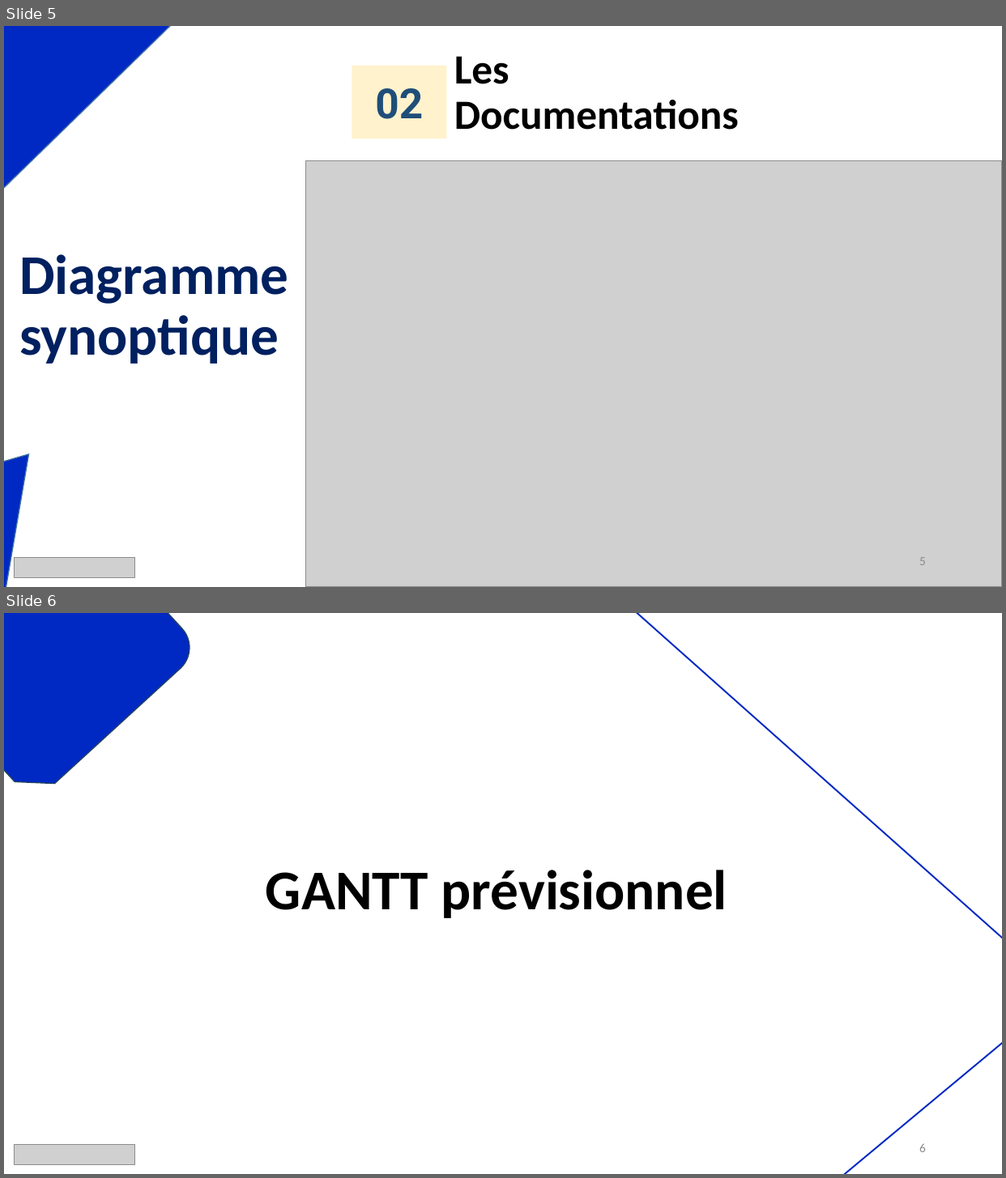
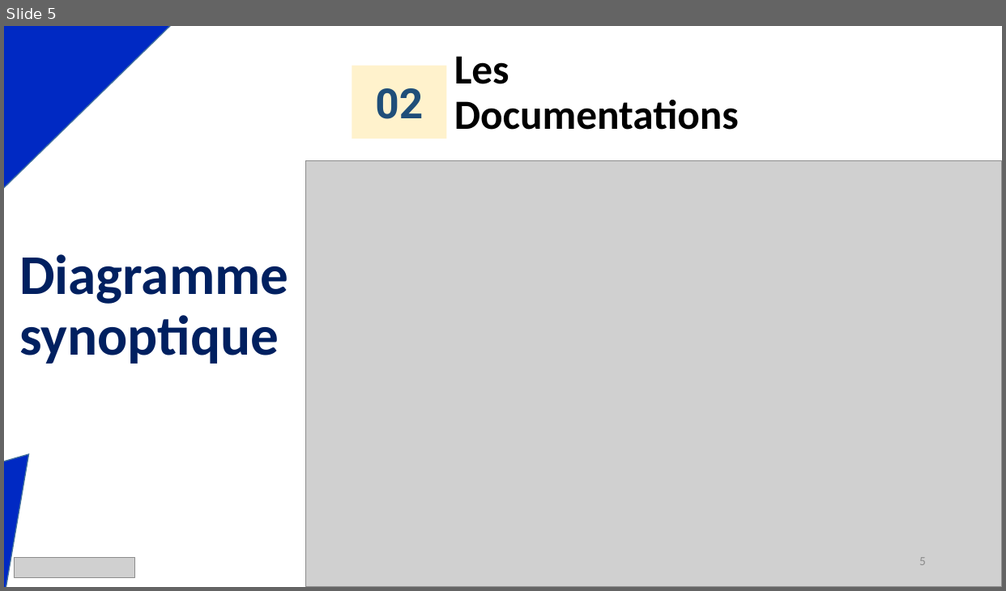
Before and after one commit to LeducJean/ProjetDMX, a slide deck: documentation/oral/Diapo projetDMX.pptx. Shown one above the other, each under a label of ours: slides 5 and 6 before the commit, slide 5 after it. The pictures are 1006x1178 and 1006x591 pixels, drawn with LibreOffice and Linux fonts; fonts in the diff are those of the drawing; grey boxes stand for pictures. Boxes give left, top, right and bottom in pixels: in the first picture for what was removed or moved away, otherwise in the second. Text is boxed around its words. In the diff, an @@ line names an element or a change of style, - is before the commit and + after.

```diff
--- a/documentation/oral/Diapo projetDMX.pptx
+++ b/documentation/oral/Diapo projetDMX.pptx
@@ slide 6 removed at bbox=[4, 613, 1002, 1174], background #FFFFFF @@
@@ snip round rect removed at bbox=[4, 613, 201, 803] @@
@@ line removed from (613, 613) to (1002, 964) @@
@@ subtitle removed at bbox=[266, 870, 727, 918] @@
-GANTT prévisionnel
@@ line removed from (770, 1174) to (1002, 1020) @@
@@ picture removed at bbox=[14, 1144, 135, 1165] @@
@@ page number removed at bbox=[919, 1144, 926, 1152] @@
-6
```
Also in this commit, not shown: 5 slides changed, 1 slide added, 10 other files.
